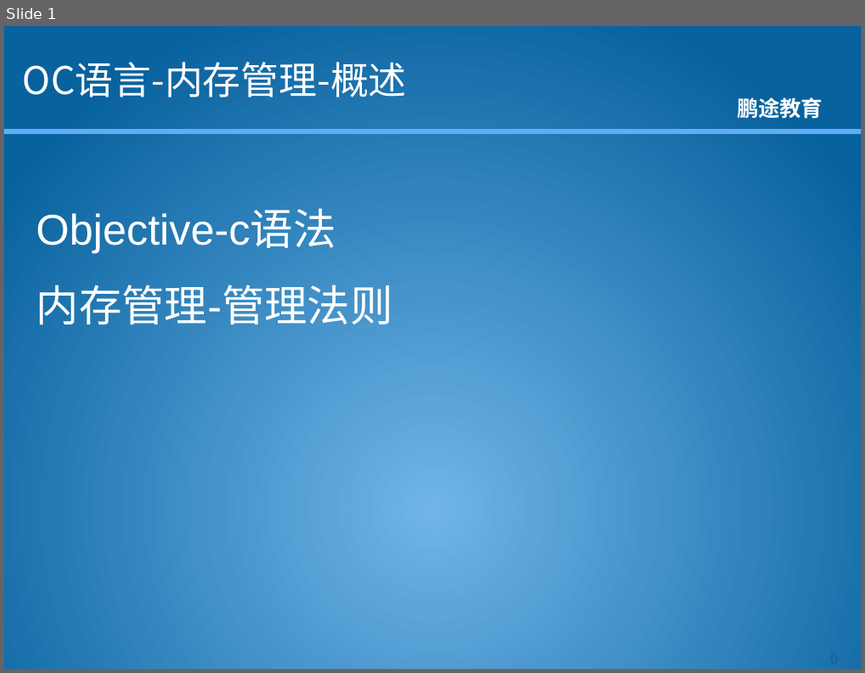
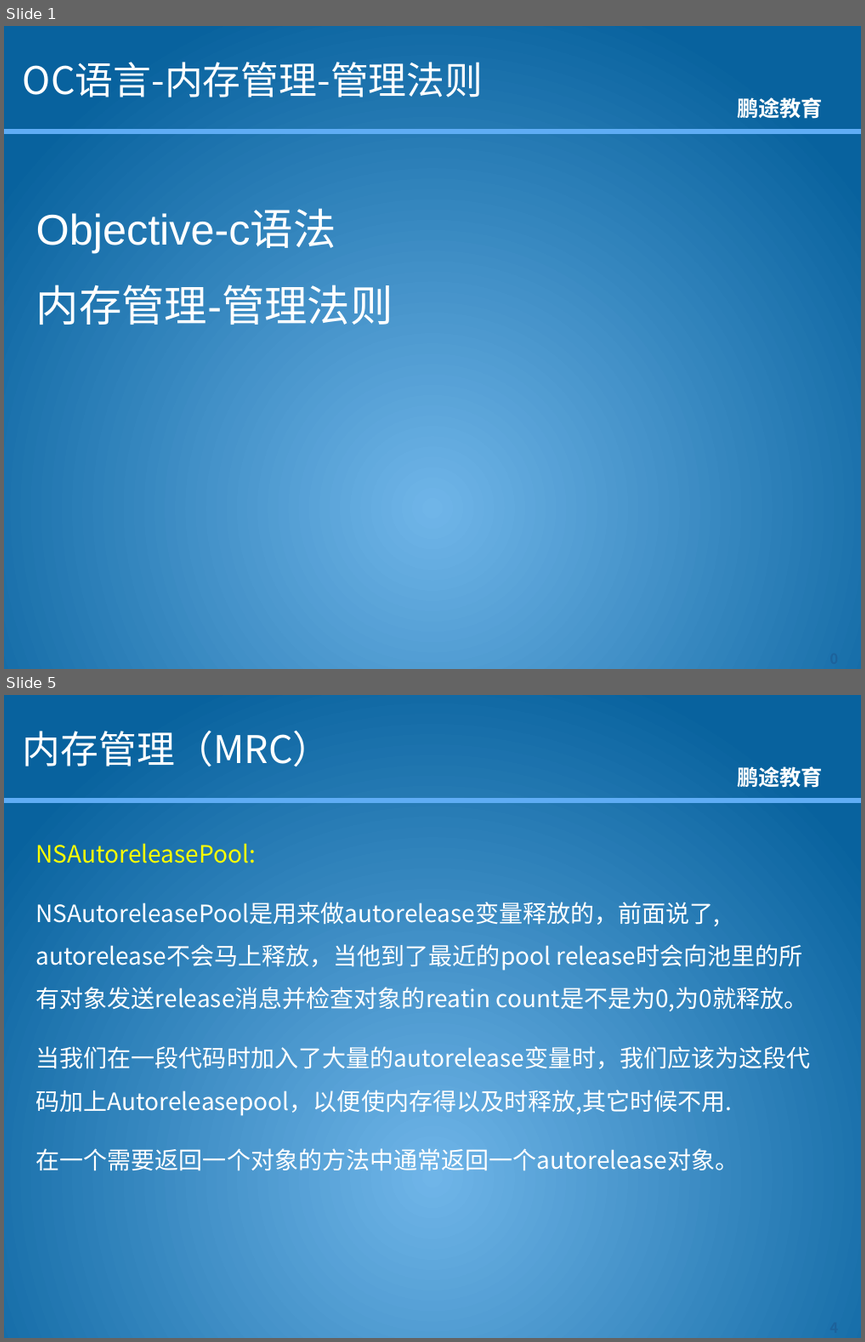
Before and after one commit to kkdmh77/gjh_baoche, a slide deck: 资料/课件/OC/OC语言-3.0-内存管理-管理法则.pptx. Shown one above the other, each under a label of ours: slide 1 before the commit, slides 1 and 5 after it; the slides between them are not shown. The pictures are 865x673 and 865x1342 pixels, drawn with LibreOffice and Linux fonts; fonts in the diff are those of the drawing; background and template pictures are left out. Boxes give left, top, right and bottom in pixels: in the first picture for what was removed or moved away, otherwise in the second. Text is boxed around its words. In the diff, an @@ line names an element or a change of style, - is before the commit and + after.

```diff
--- a/资料/课件/OC/OC语言-3.0-内存管理-管理法则.pptx
+++ b/资料/课件/OC/OC语言-3.0-内存管理-管理法则.pptx
@@ slide 5 added at [4, 695, 861, 1338], background picture (left out); not listed: 2 template elements that a slide beside it also shows @@
@@ title added at [23, 731, 331, 766], 32 pt, text #FFFFFF @@
+内存管理（MRC）
@@ text added at [36, 843, 811, 1175], 20 pt, text #FFFFFF @@
+NSAutoreleasePool:
+NSAutoreleasePool是用来做autorelease变量释放的，前面说了, autorelease不会马上释放，当他到了最近的pool release时会向池里的所有对象发送release消息并检查对象的reatin count是不是为0,为0就释放。
+当我们在一段代码时加入了大量的autorelease变量时，我们应该为这段代码加上Autoreleasepool，以便使内存得以及时释放,其它时候不用.
+在一个需要返回一个对象的方法中通常返回一个autorelease对象。
@@ page number added at [796, 1313, 861, 1338], 12 pt, text #1D629B, bold @@
+4
@@ slide 1 changed as well @@
@@ title at [23, 62, 483, 97]: text changed @@
-OC语言-内存管理-概述
+OC语言-内存管理-管理法则
```
Also in this commit, not shown: 3 other slides added, 18 other files.
